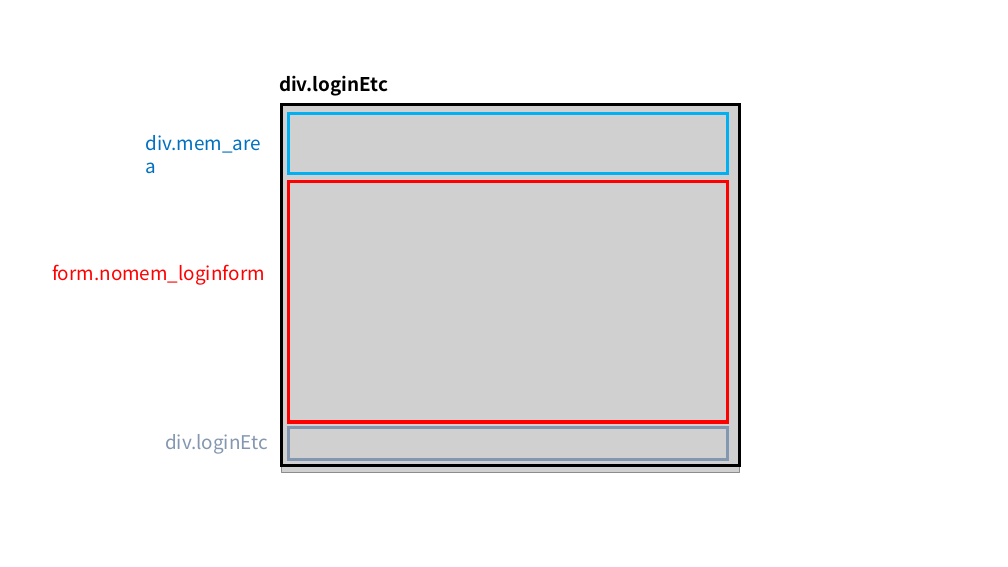
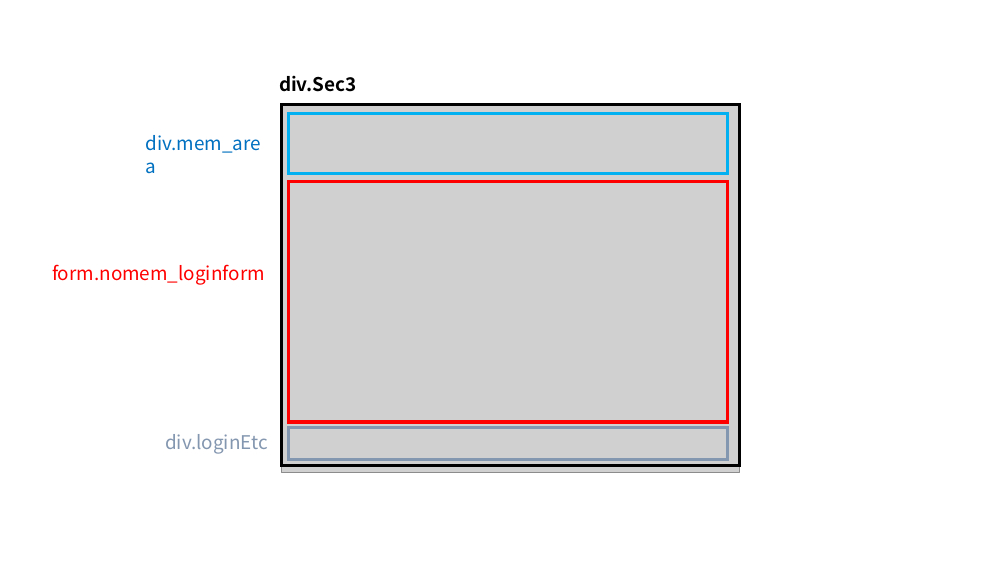
Before and after one commit to LeeJooYoung1999/YES24, a slide deck: slide 6 of fig/YES24_레이아웃_이주영.pptx. Drawn at 1008x567 pixels with LibreOffice and Linux fonts; fonts in the diff are those of the drawing; grey boxes stand for pictures. Boxes give left, top, right and bottom in pixels: in the first picture for what was removed or moved away, otherwise in the second. Text is boxed around its words. In the diff, an @@ line names an element or a change of style, - is before the commit and + after.

Commit message:
ppt내용오류 수정

```diff
--- a/fig/YES24_레이아웃_이주영.pptx
+++ b/fig/YES24_레이아웃_이주영.pptx
@@ text at box(279, 75, 357, 92): text changed @@
-div.loginEtc
+div.Sec3
```
